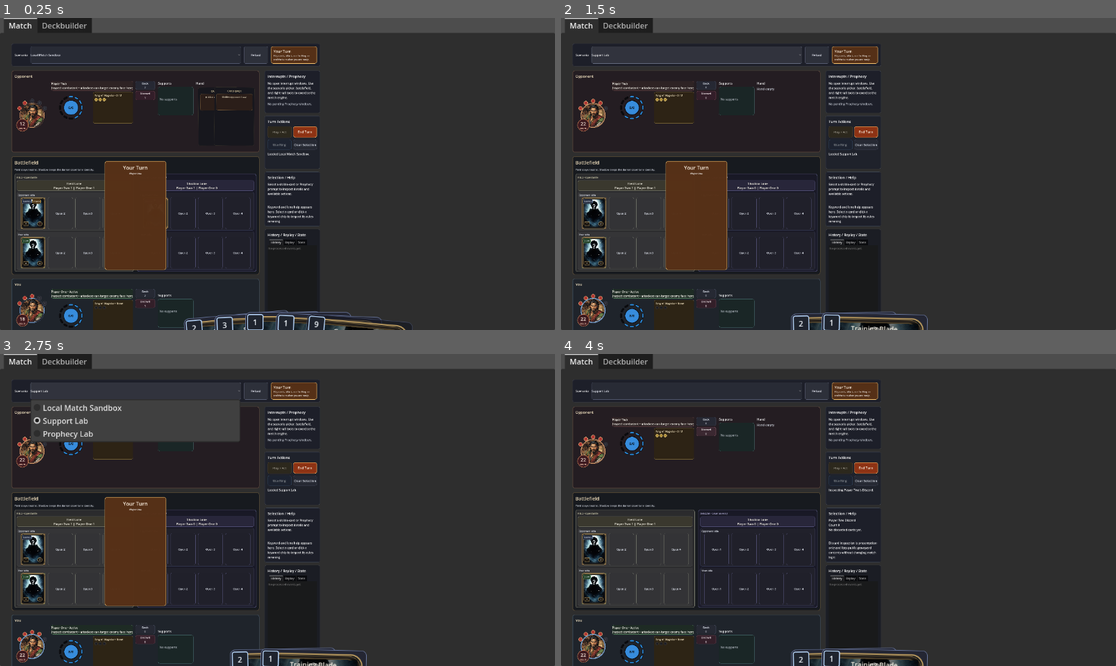
Above: before the commit, frames 1-4 (two rows, left to right).
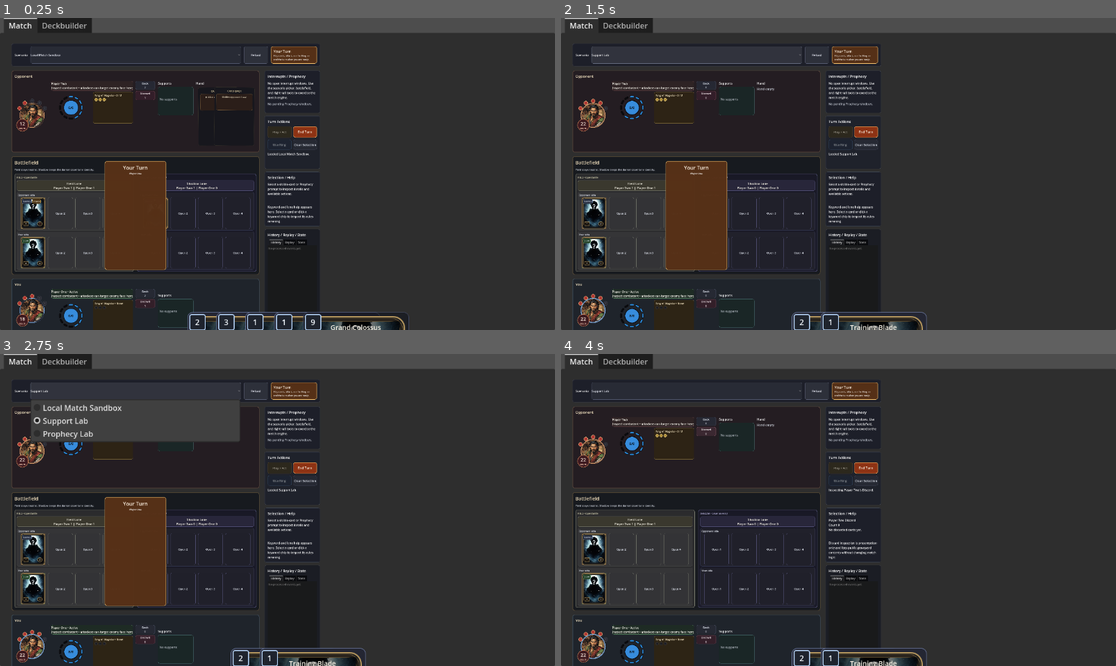
Above: after the commit, the same moments.

Repository: FlinnBurgess/elder-scrolls-legends
Game: Godot game, scene res://scenes/bootstrap/bootstrap.tscn
Two runs of this game, one before a commit and one after it. Both use one fixed random seed, a clock stepped at 60 frames per second and the inputs below.
Inputs:
- Up to frame 1 (0.25 s): no input
- Up to frame 2 (1.5 s): click "Local Match Sandbox" at 0.5 s; click "Player Two Inspect combatant …" at 1.25 s
- Up to frame 3 (2.75 s): click "Support Lab" at 2 s
- Up to frame 4 (4 s): click "Deck 0" at 2.75 s; click "Discard 0" at 3.5 s

The runs differ from the first frame. In frame 1, 1.1% of the frame differs, in the area x 33-75%, y 93-100%; in frame 2, 0.7%; in frame 3, 0.7%; in frame 4, 0.7%.

Commit message:
Remove hand fan effect, animate hover, and fix hover oscillation
Remove card rotation and vertical arc from the local hand layout so
cards sit in a flat overlapping row. Animate the hover rise with a
0.15s ease-out tween on content_root instead of moving the button
itself — the button stays fixed as a permanent hit area, preventing
the enter/exit oscillation that occurred when the card rose away
from the cursor. Non-selected hand cards ignore mouse input during
placement mode so they don't block board clicks.

Co-Authored-By: Claude Opus 4.6 <noreply@anthropic.com>

Diff:
--- a/src/ui/match_screen.gd
+++ b/src/ui/match_screen.gd
@@ -1843,22 +1843,16 @@
 	var start_x := (overlay_size.x - total_width) * 0.5
 	# Cards sit with the top ~35% peeking above the bottom edge
 	var base_y := overlay_size.y - card_size.y * 0.35
-	var vertical_step := 4.0
 	for index in range(count):
 		var button := cards[index]
-		var offset := float(index) - float(count - 1) * 0.5
-		var y := base_y + absf(offset) * vertical_step
-		var rotation := offset * 2.5
-		var position := Vector2(start_x + overlap_step * index, y)
+		var position := Vector2(start_x + overlap_step * index, base_y)
 		button.size = card_size
 		button.position = position
-		button.pivot_offset = card_size * 0.5
-		button.rotation_degrees = rotation
+		button.rotation_degrees = 0.0
 		button.scale = Vector2.ONE
 		button.z_index = index
 		button.set_meta("hand_index", index)
 		button.set_meta("base_position", position)
-		button.set_meta("base_rotation", rotation)
 	for button in cards:
 		_apply_local_hand_hover_state(button, false)
 
@@ -1907,37 +1901,49 @@
 func _apply_local_hand_hover_state(button: Button, hovered: bool) -> void:
 	if button == null:
 		return
-	var base_position: Vector2 = button.get_meta("base_position", button.position)
-	var base_rotation := float(button.get_meta("base_rotation", button.rotation_degrees))
+	var content_root: Control = button.get_meta("content_root", null) if button.has_meta("content_root") else null
+	if content_root == null:
+		return
 	var hand_index := int(button.get_meta("hand_index", button.z_index))
 	var selected := str(button.get_meta("instance_id", "")) == _selected_instance_id
 	var locked := bool(button.get_meta("presentation_locked", false))
 	var card_size := button.size
-	# How far the card needs to rise to be fully visible, plus margin from screen bottom
+	# How far the content needs to rise to be fully visible, plus margin from screen bottom
 	var bottom_margin := 24.0
 	var rise_amount := card_size.y * 0.85 + bottom_margin
-	# Reset to resting state
-	button.scale = Vector2.ONE
-	button.position = base_position
-	button.rotation_degrees = base_rotation
-	button.z_index = hand_index
-	button.mouse_filter = Control.MOUSE_FILTER_STOP
-	if locked:
-		return
-	if selected:
-		# Selected card rises but ignores mouse so board clicks go through
-		button.mouse_filter = Control.MOUSE_FILTER_IGNORE
-		button.scale = Vector2(1.05, 1.05)
-		button.position = base_position + Vector2(0.0, -rise_amount)
-		button.rotation_degrees = 0.0
-		button.z_index = 110
-	if hovered:
-		# Hovered card is fully interactive
-		button.mouse_filter = Control.MOUSE_FILTER_STOP
-		button.scale = Vector2(1.1, 1.1) if selected else Vector2(1.05, 1.05)
-		button.position = base_position + Vector2(0.0, -rise_amount - (20.0 if selected else 0.0))
-		button.rotation_degrees = 0.0
-		button.z_index = 120 if selected else 100
+	# Determine target state — button stays fixed, content_root moves
+	var any_selected := not _selected_instance_id.is_empty()
+	var target_content_y := 0.0
+	var target_scale := Vector2.ONE
+	var target_z := hand_index
+	# When any card is selected (placement mode), non-selected hand cards ignore mouse
+	# so they don't block clicks on the board/support surface beneath them
+	var target_filter := Control.MOUSE_FILTER_IGNORE if (any_selected and not selected) else Control.MOUSE_FILTER_STOP
+	if not locked:
+		if selected:
+			target_filter = Control.MOUSE_FILTER_IGNORE
+			target_scale = Vector2(1.05, 1.05)
+			target_content_y = -rise_amount
+			target_z = 110
+		if hovered:
+			target_filter = Control.MOUSE_FILTER_STOP
+			target_scale = Vector2(1.1, 1.1) if selected else Vector2(1.05, 1.05)
+			target_content_y = -rise_amount - (20.0 if selected else 0.0)
+			target_z = 120 if selected else 100
+	# Apply non-animated properties immediately
+	button.z_index = target_z
+	button.mouse_filter = target_filter
+	content_root.pivot_offset = card_size * 0.5
+	content_root.scale = target_scale
+	# Animate content position (the rise/fall) — button stays fixed as hit area
+	var tween_key := "hand_hover_tween"
+	var existing_tween: Tween = button.get_meta(tween_key, null) if button.has_meta(tween_key) else null
+	if existing_tween != null and existing_tween.is_valid():
+		existing_tween.kill()
+	var target_content_pos := Vector2(0.0, target_content_y)
+	var tween := create_tween()
+	tween.tween_property(content_root, "position", target_content_pos, 0.15).set_ease(Tween.EASE_OUT).set_trans(Tween.TRANS_QUAD)
+	button.set_meta(tween_key, tween)
 
 
 func _on_lane_card_mouse_entered(button: Button, instance_id: String) -> void:
--- a/tests/match_ui_runner.gd
+++ b/tests/match_ui_runner.gd
@@ -296,7 +296,8 @@
 	if not _assert(field_guardian_button != null and shadow_raider_button != null and steel_sword_button != null, "Expected named local hand card frames for the fan layout."):
 		return false
 	field_guardian_button.emit_signal("mouse_entered")
-	var hover_scale := field_guardian_button.scale.x
+	var field_guardian_content := field_guardian_button.get_meta("content_root", null) as Control
+	var hover_scale := field_guardian_content.scale.x if field_guardian_content != null else 1.0
 	var hover_z := field_guardian_button.z_index
 	field_guardian_button.emit_signal("mouse_exited")
 	return (
@@ -312,9 +313,8 @@
 		_assert(field_guardian_health != null and _color_reads_green(field_guardian_health.get_theme_color("font_color")), "Buffed creature health should color green.") and
 		_assert(shadow_raider_power != null and _color_reads_red(shadow_raider_power.get_theme_color("font_color")), "Reduced creature power should color red.") and
 		_assert(field_guardian_button.position.x + field_guardian_button.size.x > shadow_raider_button.position.x, "Local hand cards should intentionally overlap instead of sitting in a plain row.") and
-		_assert(steel_sword_button.position.y < field_guardian_button.position.y, "Local hand should use an arc/fan treatment with different vertical positions.") and
 		_assert(hover_scale > 1.0 and hover_z > 0, "Local hand hover should enlarge and raise the hovered card.") and
-		_assert(is_equal_approx(field_guardian_button.scale.x, 1.0), "Hover emphasis should reset cleanly after the pointer leaves.") and
+		_assert(field_guardian_content != null and is_equal_approx(field_guardian_content.scale.x, 1.0), "Hover emphasis should reset cleanly after the pointer leaves.") and
 		_assert(grand_colossus_button != null and grand_colossus_button.self_modulate.a < 0.9, "Unaffordable local hand cards should be visually muted.") and
 		_assert(hidden_opponent_button != null and hidden_opponent_button.disabled, "Opponent hand cards should render as hidden backs rather than selectable text frames.") and
 		_assert(hidden_back_label != null and hidden_back_label.text.contains("CARD BACK"), "Opponent hand should visibly read as face-down card backs.")
@@ -509,7 +509,7 @@
 	var valid_drop := screen.drop_hand_drag_on_node("shadow_lane_header")
 	return (
 		_assert(select_ok, "Selecting a hand creature should expose interaction highlights.") and
-		_assert(field_guardian_button != null and field_guardian_button.scale.x > 1.0, "Selected local hand cards should remain visually lifted for readability.") and
+		_assert(field_guardian_button != null and field_guardian_button.get_meta("content_root", null) != null and (field_guardian_button.get_meta("content_root") as Control).scale.x > 1.0, "Selected local hand cards should remain visually lifted for readability.") and
 		_assert(interaction_state.get("selection_mode", "") == "summon", "Creature hand selection should enter summon interaction mode.") and
 		_assert(interaction_state.get("valid_lane_slot_keys", []).size() >= 2, "Summon selection should highlight multiple valid drop slots.") and
 		_assert(not interaction_state.get("valid_lane_slot_keys", []).has("field:player_2:1"), "Opponent lane slots should not be listed as valid summon drops.") and
